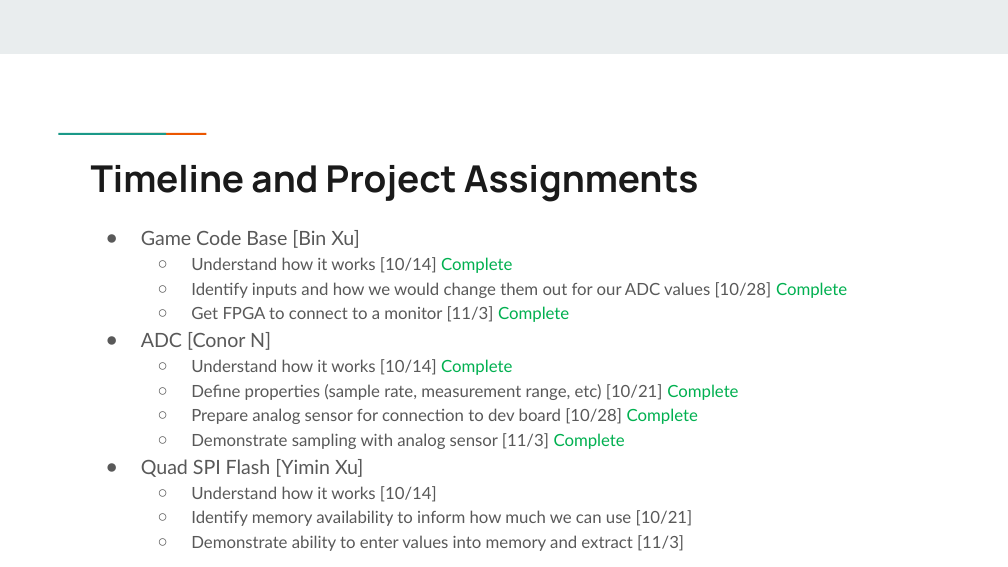
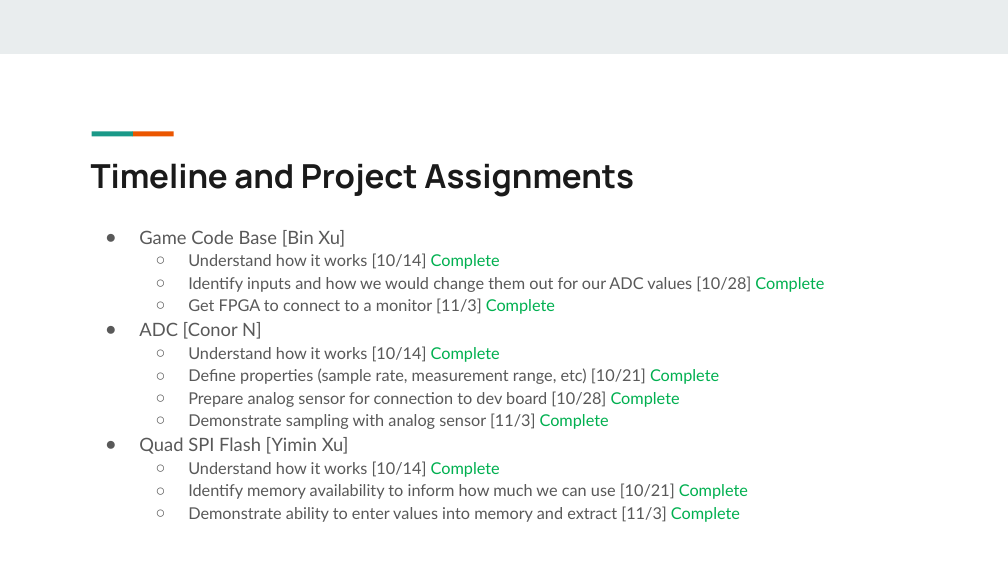
Before and after one commit to xu842251462/EC551_FinalProject, a slide deck: slide 12 of Presentations/EC551SecondProjectPresentation.pptx (slide 11 before the commit). Drawn at 1008x567 pixels with LibreOffice and Linux fonts; fonts in the diff are those of the drawing. Boxes give left, top, right and bottom in pixels: in the first picture for what was removed or moved away, otherwise in the second. Text is boxed around its words. In the diff, an @@ line names an element or a change of style, - is before the commit and + after.

```diff
--- a/Presentations/EC551SecondProjectPresentation.pptx
+++ b/Presentations/EC551SecondProjectPresentation.pptx
@@ title "Timeline and Project Assignments" at [91, 163, 634, 197]: size 35.2 to 31.5 pt @@
@@ text at [139, 230, 824, 454]: size 18.7 to 17.5 pt in "Game Code Base [Bin Xu]", "ADC [Conor N]", "Quad SPI Flash [Yimin Xu]"; size 16 to 15.5 pt in "Understand how it works [10/14] Complete", "Identify inputs and how we would change ...", "Get FPGA to connect to a monitor ...", "Understand how it works [10/14] Complete" and 3 more places; indent changed; less space between paragraphs @@
@@ text at [188, 461, 748, 522]: text changed; size 16 to 15.5 pt @@
-  ○ Understand how it works [10/14]
-  ○ Identify memory availability to inform how much we can use [10/21]
-  ○ Demonstrate ability to enter values into memory and extract [11/3]
+  ○ Understand how it works [10/14] Complete
+  ○ Identify memory availability to inform how much we can use [10/21] Complete
+  ○ Demonstrate ability to enter values into memory and extract [11/3] Complete
```
Also in this commit, not shown: 10 other slides changed, 2 slides added, 1 slide removed.
